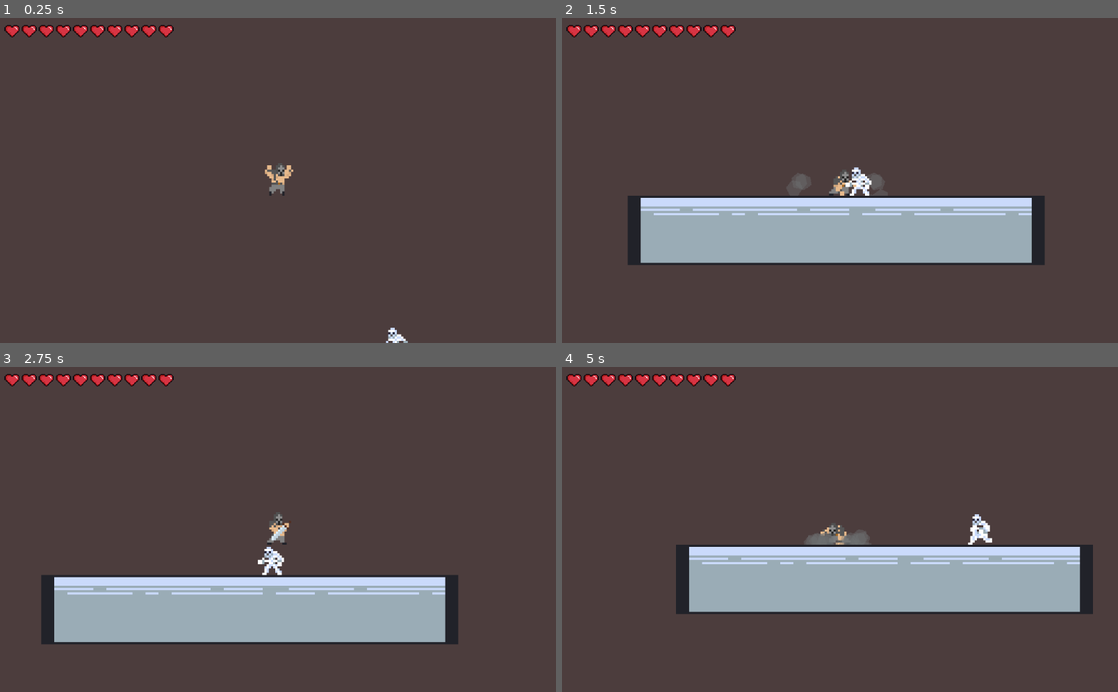
Above: before the commit, frames 1-4 (two rows, left to right).
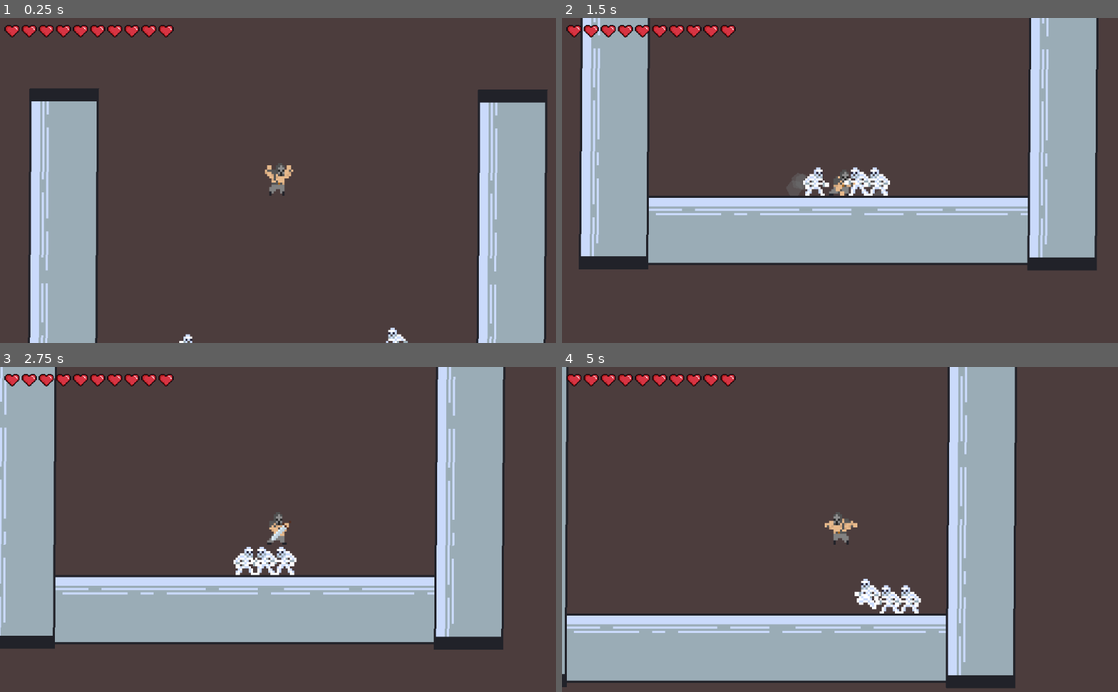
Above: after the commit, the same moments.

Repository: HarryAWoodworth/Skylands
Game: Godot game, scene res://scenes/Game.tscn
Same seed, same stepped clock (60 frames per second), same inputs: the game is played once before the commit and once after it.
Inputs (mouse positions are in pixels of both pictures, inside the frame that each line leads up to):
- Up to frame 1 (0.25 s): no input
- Up to frame 2 (1.5 s): move the mouse to (962, 164) at 0.52 s; hold D (walk_right) from 0.53 s (still down); tap Space (jump) at 0.6, 0.77, 1.07 s; move the mouse to (728, 196) at 1.27 s; click (728, 196) at 1.35 s
- Up to frame 3 (2.75 s): tap Space (jump) at 1.52, 1.55, 1.82, 2.3 s; move the mouse to (333, 458) at 2.02 s; release D (walk_right) at 2.03 s; hold A (walk_left) from 2.03 s (still down); hold Right mouse button (block) from 2.03 s (still down)
- Up to frame 4 (5 s): move the mouse to (812, 594) at 2.77 s; release A (walk_left) at 2.78 s; release Right mouse button (block) at 2.78 s; hold D (walk_right) 2.78-4.28 s; tap Shift (roll) at 2.85 s; tap Space (jump) at 3.02, 3.05, 3.32, 3.6, 3.77, 4.07, 4.52, 4.55, 4.82 s; move the mouse to (1006, 578) at 3.52 s; move the mouse to (673, 480) at 4.27 s; hold A (walk_left) from 4.28 s (still down); click (673, 480) at 4.35 s

The runs differ from the first frame. In frame 1, 19% of the frame differs, in the area x 5-99%, y 21-100%; in frame 2, 19%; in frame 3, 20%; in frame 4, 40%, in the area x 0-96%, y 0-99%.

Commit message:
From laptop

Diff:
--- a/scenes/Game.tscn
+++ b/scenes/Game.tscn
@@ -26,6 +26,18 @@
 scale = Vector2( 6, 1 )
 collision_mask = 0
 
+[node name="StaticBody2D2" parent="." instance=ExtResource( 2 )]
+position = Vector2( 79, 152 )
+rotation = -1.56427
+scale = Vector2( 6, 1 )
+collision_mask = 0
+
+[node name="StaticBody2D3" parent="." instance=ExtResource( 2 )]
+position = Vector2( 905, 154 )
+rotation = -1.56427
+scale = Vector2( 6, 1 )
+collision_mask = 0
+
 [node name="Area2D" type="Area2D" parent="."]
 collision_mask = 21
 
@@ -37,6 +49,16 @@
 
 [node name="Skeleton" parent="Actors" instance=ExtResource( 4 )]
 position = Vector2( 726, 109 )
+speed = 600
+jump_speed = 200
+
+[node name="Skeleton2" parent="Actors" instance=ExtResource( 4 )]
+position = Vector2( 562, 147 )
+speed = 600
+jump_speed = 200
+
+[node name="Skeleton3" parent="Actors" instance=ExtResource( 4 )]
+position = Vector2( 262, 121 )
 speed = 600
 jump_speed = 200
 
--- a/scenes/Player.tscn
+++ b/scenes/Player.tscn
@@ -297,8 +297,8 @@
 "values": [ 60, 61, 62, 63, 64, 65 ]
 }
 
-[sub_resource type="RectangleShape2D" id=2]
-extents = Vector2( 18, 26 )
+[sub_resource type="CapsuleShape2D" id=30]
+radius = 16.0
 
 [sub_resource type="CircleShape2D" id=18]
 radius = 29.1548
@@ -358,11 +358,10 @@
 texture = ExtResource( 2 )
 hframes = 10
 vframes = 9
-frame = 66
 
 [node name="CollisionShape2D" type="CollisionShape2D" parent="."]
 position = Vector2( 0, 2 )
-shape = SubResource( 2 )
+shape = SubResource( 30 )
 
 [node name="Camera2D" type="Camera2D" parent="."]
 current = true
--- a/scenes/SkeletonPiece.tscn
+++ b/scenes/SkeletonPiece.tscn
@@ -4,18 +4,18 @@
 [ext_resource path="res://scripts/SkeletonPiece.gd" type="Script" id=2]
 
 [sub_resource type="CircleShape2D" id=1]
-radius = 9.0
+radius = 7.0
 
 [node name="SkeletonPiece" type="RigidBody2D"]
 collision_layer = 16
-collision_mask = 7
+collision_mask = 31
 script = ExtResource( 2 )
 
 [node name="Sprite" type="Sprite" parent="."]
-visible = false
 texture = ExtResource( 1 )
 hframes = 3
 vframes = 2
 
 [node name="CollisionShape2D" type="CollisionShape2D" parent="."]
+position = Vector2( 0, -2 )
 shape = SubResource( 1 )
--- a/scripts/Game.gd
+++ b/scripts/Game.gd
@@ -2,6 +2,8 @@
 
 # BASE
 # [ ] Skeleton Death Shatter
+#	[ ] Use Physics material for bounce and friction
+# [ ] Roll goes through enemies
 
 # GENERATION
 # [ ] Gen islands
--- a/scripts/Player.gd
+++ b/scripts/Player.gd
@@ -10,13 +10,14 @@
 export var friction: int = 80
 export (float, 0, 1.0) var acceleration = 0.25
 
-const DEBUG: bool = true
+const DEBUG: bool = false
 
 const SPEED_THRESHOLD := 1000
 const HEIGHT_THRESHOLD := 5
 const COLLISION_DAMP := 1
 const MAX_BOUNCE_LENGTH := 1000
-const push_factor := 0.5
+const push_factor := 1.0
+const MAX_PUSH_STRENGTH := 1000
 # Higher value, more velocity is dampened
 const VELOCITY_BOUNCE_X_DAMPEN := 1.5
 const VELOCITY_BOUNCE_Y_DAMPEN := 2
@@ -59,13 +60,14 @@
 	# If not dead, apply velocity from input with gravity
 	if !dead:
 		velocity.y += gravity * delta
-		velocity = move_and_slide(velocity, Vector2.UP, false, 4, 0.785398, false)
+		velocity = move_and_slide(velocity, Vector2.UP, false, 4, 0.785398, true)
 		# Apply impulse to rigidbodies
 		for index in get_slide_count():
 			var collision = get_slide_collision(index)
-			if collision.collider.is_in_group("bodies"):
-				print("Hehe")
-				collision.collider.apply_central_impulse(-collision.normal * velocity.length() * push_factor)
+			if collision.collider is RigidBody2D:
+				var vel_len = clamp(velocity.length(), 1, MAX_PUSH_STRENGTH)
+				print("Vel_len: ", vel_len)
+				collision.collider.apply_central_impulse(-collision.normal * vel_len)
 
 	# If dead, bounce
 	else:
--- a/scripts/Skeleton.gd
+++ b/scripts/Skeleton.gd
@@ -15,7 +15,7 @@
 # Threshold for jumping due to skeleton height offset
 const HEIGHT_THRESHOLD := 5
 # Only run towards the player if they are at least this distance
-const RUN_THRESHOLD := 25
+const RUN_THRESHOLD := 50
 
 var velocity := Vector2.ZERO
 var followingPlayer := false
@@ -246,21 +246,11 @@
 	$DamageArea/CollisionShape2D.position.x *= -1
 
 func _raycastToPlayer():
-	hit_pos = []
 	var space_state = get_world_2d().direct_space_state
-	var target_extents = player.collisionShape.shape.extents - Vector2(5, 5)
-	var nw = player.position - target_extents
-	var se = player.position + target_extents
-	var ne = player.position + Vector2(target_extents.x, -target_extents.y)
-	var sw = player.position + Vector2(-target_extents.x, target_extents.y)
-	for pos in [nw, ne, se, sw]:
-		var result = space_state.intersect_ray(position, pos, [self], collision_mask)
-		if result:
-			hit_pos.append(result.position)
-			if result.collider.name == "Player":
-				followingPlayer = true
-			if !DEBUG:
-				break
+	var result = space_state.intersect_ray(position, player.position, [self], collision_mask)
+	if result:
+		if result.collider.name == "Player":
+			followingPlayer = true
 
 func _on_Jumprange_body_entered(body):
 	if body.name == "Player" and playerClose == false:
